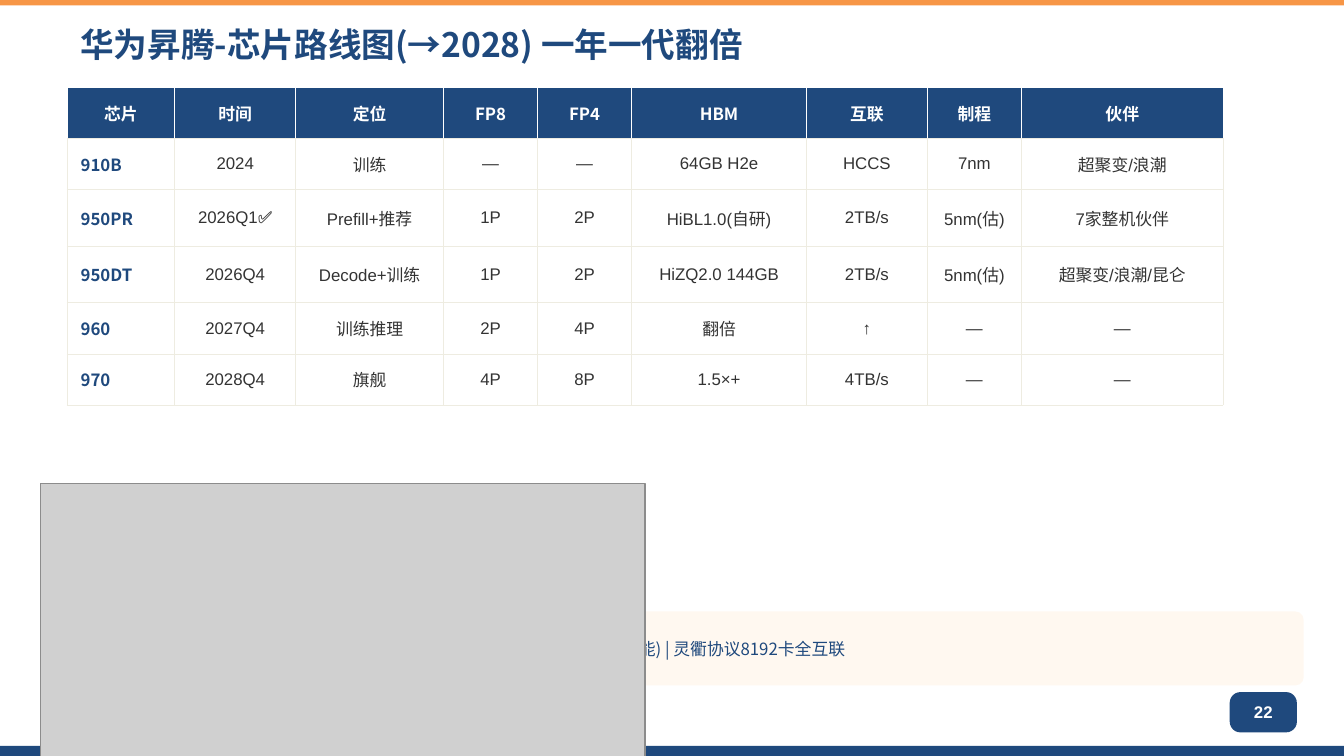
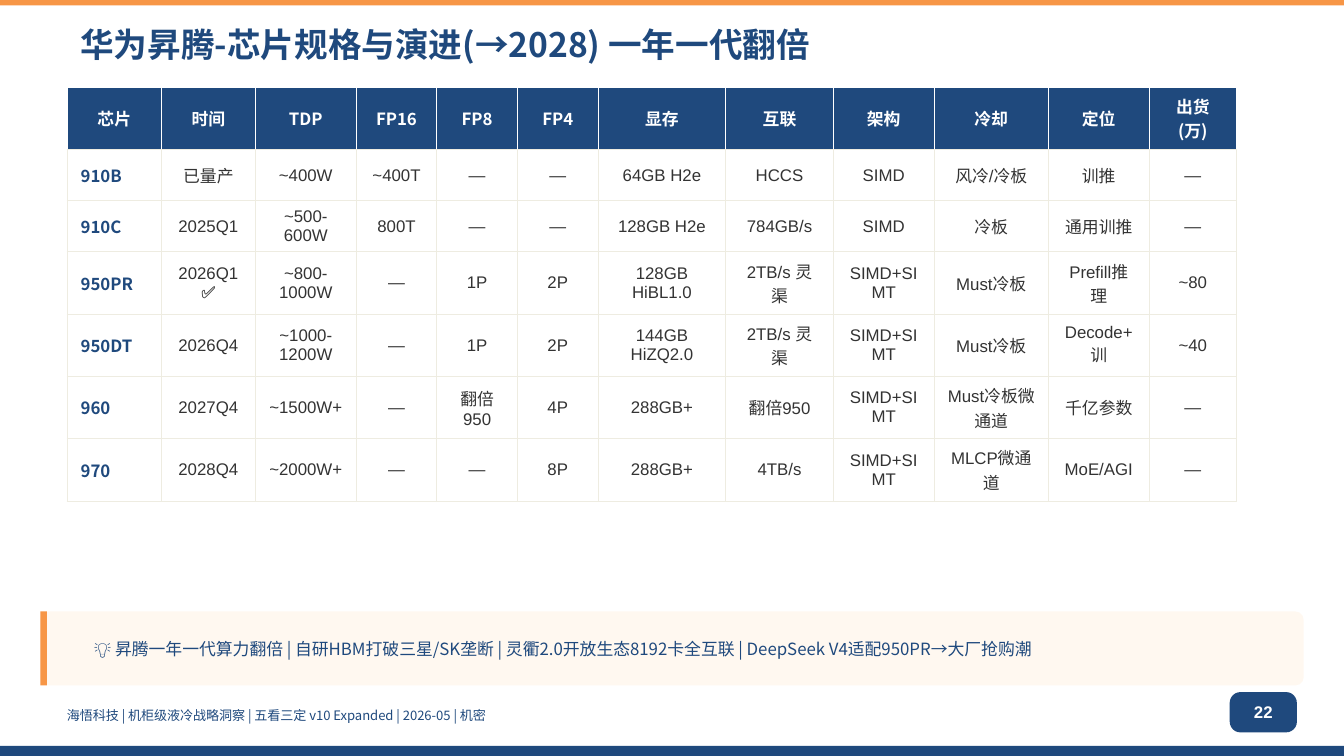
Before and after one commit to marshall9900/liquid-cooling-ecosystem, a slide deck: slide 22 of analysis/liquid-cooling/ppt/v9-expanded-r4/output/海悟液冷五看三定-v9-Expanded-R4.pptx. Drawn at 1344x756 pixels with LibreOffice and Linux fonts; fonts in the diff are those of the drawing; grey boxes stand for pictures. Boxes give left, top, right and bottom in pixels: in the first picture for what was removed or moved away, otherwise in the second. Text is boxed around its words. In the diff, an @@ line names an element or a change of style, - is before the commit and + after.

Commit message:
feat: 展开版昇腾芯片规格表同步刷新 — s022/s023 六代完整路线图

```diff
--- a/analysis/liquid-cooling/ppt/v9-expanded-r4/output/海悟液冷五看三定-v9-Expanded-R4.pptx
+++ b/analysis/liquid-cooling/ppt/v9-expanded-r4/output/海悟液冷五看三定-v9-Expanded-R4.pptx
@@ text at (x1=80, y1=28, x2=810, y2=64): text changed @@
-华为昇腾-芯片路线图(→2028) 一年一代翻倍
+华为昇腾-芯片规格与演进(→2028) 一年一代翻倍
@@ table at (x1=67, y1=87, x2=1236, y2=482) @@
-芯片 | 时间 | 定位 | FP8 | FP4 | HBM | 互联 | 制程 | 伙伴
-910B | 2024 | 训练 | — | — | 64GB H2e | HCCS | 7nm | 超聚变/浪潮
-950PR | 2026Q1✅ | Prefill+推荐 | 1P | 2P | HiBL1.0(自研) | 2TB/s | 5nm(估) | 7家整机伙伴
-950DT | 2026Q4 | Decode+训练 | 1P | 2P | HiZQ2.0 144GB | 2TB/s | 5nm(估) | 超聚变/浪潮/昆仑
-960 | 2027Q4 | 训练推理 | 2P | 4P | 翻倍 | ↑ | — | —
-970 | 2028Q4 | 旗舰 | 4P | 8P | 1.5×+ | 4TB/s | — | —
+芯片 | 时间 | TDP | FP16 | FP8 | FP4 | 显存 | 互联 | 架构 | 冷却 | 定位 | 出货(万)
+910B | 已量产 | ~400W | ~400T | — | — | 64GB H2e | HCCS | SIMD | 风冷/冷板 | 训推 | —
+910C | 2025Q1 | ~500-600W | 800T | — | — | 128GB H2e | 784GB/s | SIMD | 冷板 | 通用训推 | —
+950PR | 2026Q1 ✅ | ~800-1000W | — | 1P | 2P | 128GB HiBL1.0 | 2TB/s 灵渠 | SIMD+SIMT | Must冷板 | Prefill推理 | ~80
+950DT | 2026Q4 | ~1000-1200W | — | 1P | 2P | 144GB HiZQ2.0 | 2TB/s 灵渠 | SIMD+SIMT | Must冷板 | Decode+训 | ~40
+960 | 2027Q4 | ~1500W+ | — | 翻倍950 | 4P | 288GB+ | 翻倍950 | SIMD+SIMT | Must冷板微通道 | 千亿参数 | —
+970 | 2028Q4 | ~2000W+ | — | — | 8P | 288GB+ | 4TB/s | SIMD+SIMT | MLCP微通道 | MoE/AGI | —
@@ table resized from (x1=67, y1=87, x2=1223, y2=392) to (x1=67, y1=87, x2=1236, y2=482) @@
@@ picture removed at (x1=40, y1=484, x2=645, y2=756) @@
@@ text at (x1=115, y1=640, x2=1032, y2=659): text changed @@
-💡 昇腾确立一年一代算力翻倍节奏 | 自研HBM双轨(HiBL低成本/HiZQ高性能) | 灵衢协议8192卡全互联
+💡 昇腾一年一代算力翻倍 | 自研HBM打破三星/SK垄断 | 灵衢2.0开放生态8192卡全互联 | DeepSeek V4适配950PR→大厂抢购潮
@@ text added at (x1=67, y1=709, x2=486, y2=723), 7 pt, text #1F497D @@
+海悟科技 | 机柜级液冷战略洞察 | 五看三定 v10 Expanded | 2026-05 | 机密
```
Also in this commit, not shown: 1 other slide changed, 3 other files.
